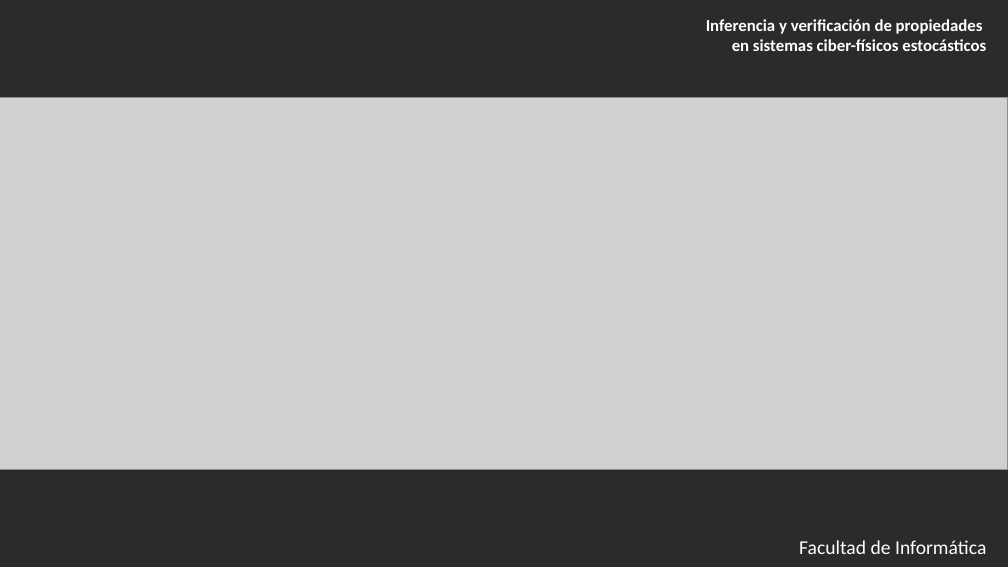
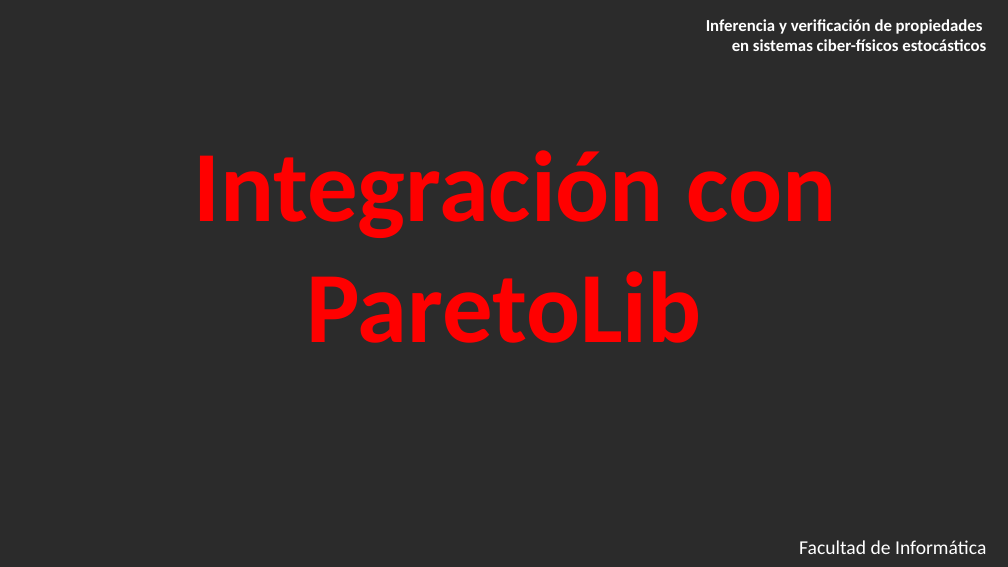
Before and after one commit to nachorequeno/tfg_ciberfisicos, a slide deck: slide 13 of slides/plantilla_usada.pptx (slide 9 before the commit). Drawn at 1008x567 pixels with LibreOffice and Linux fonts; fonts in the diff are those of the drawing; grey boxes stand for pictures; background and template pictures are left out; a plain dark background stands for a picture behind light text. Boxes give left, top, right and bottom in pixels: in the first picture for what was removed or moved away, otherwise in the second. Text is boxed around its words. In the diff, an @@ line names an element or a change of style, - is before the commit and + after.

```diff
--- a/slides/plantilla_usada.pptx
+++ b/slides/plantilla_usada.pptx
@@ picture removed at <box>0,98,1008,470</box> @@
@@ text added at <box>194,150,837,343</box>, 72 pt, text #FF0000, bold @@
+Integración con ParetoLib
```
Also in this commit, not shown: 5 other slides changed.
